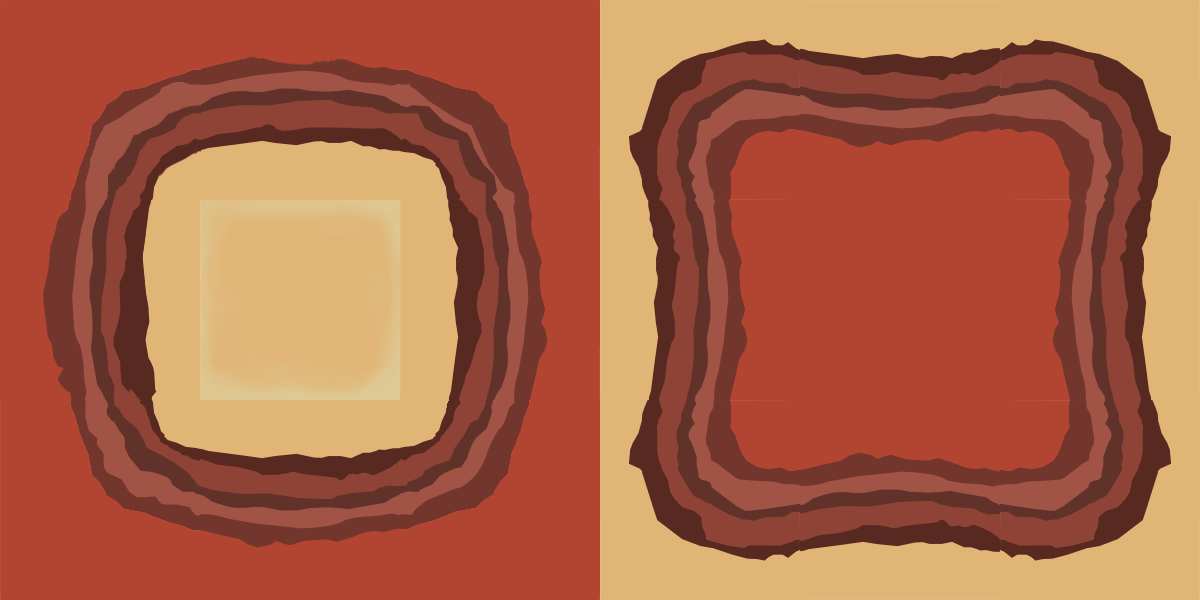
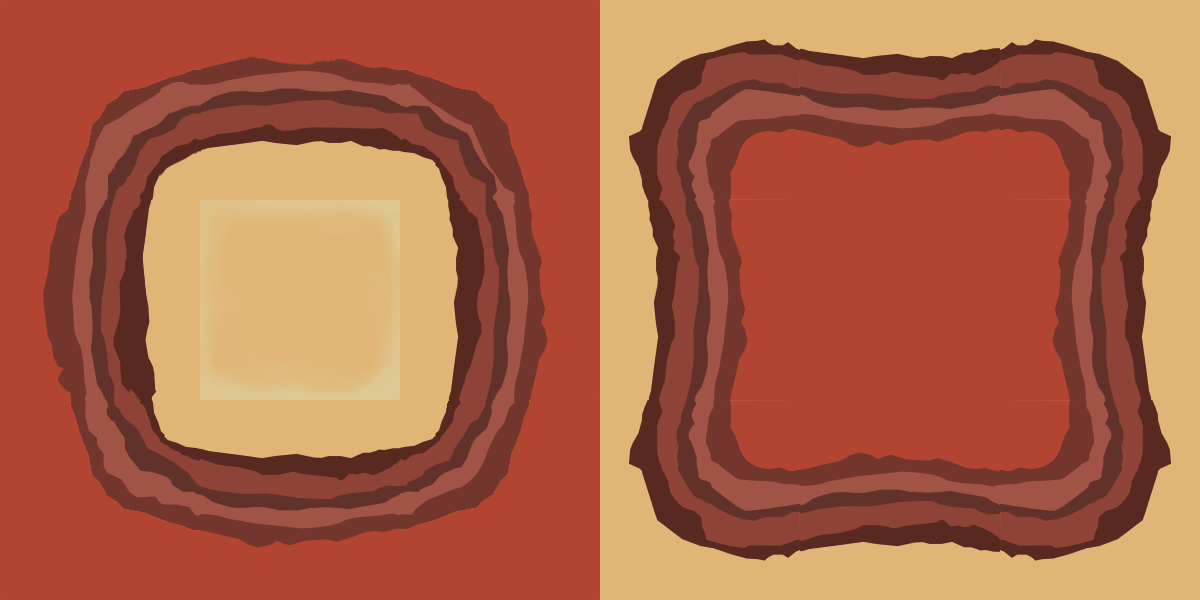
Before/after of a 1200x600 layered artwork. What changed in the layer stack:
added layer "Group 2 copia" above "Group 2" over [0,0,1200,600]